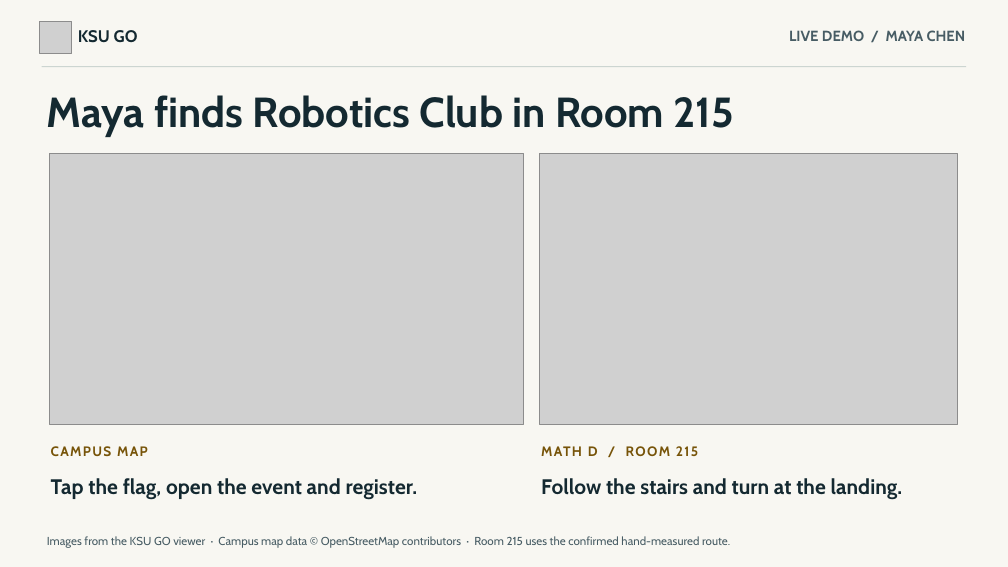
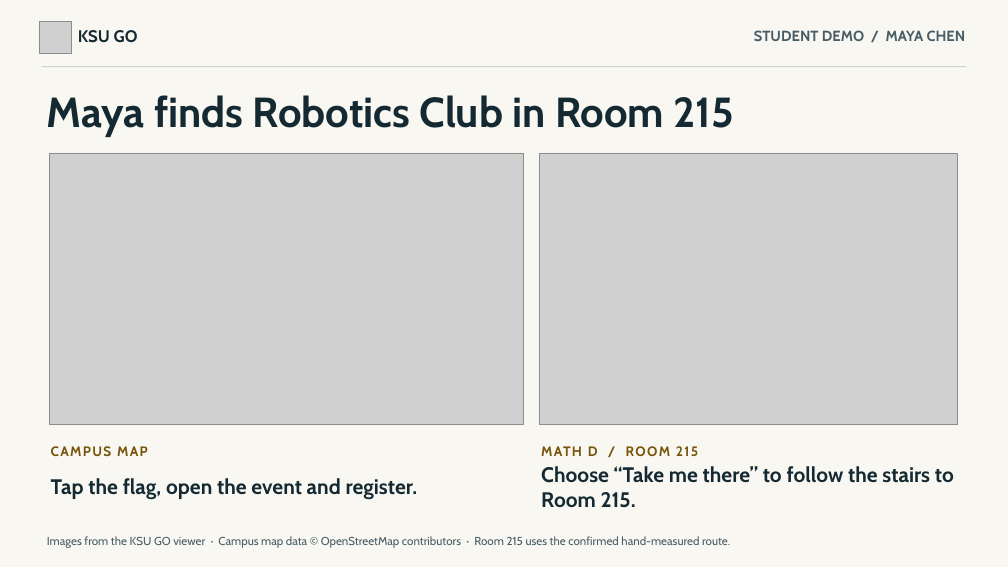
Before and after one commit to chernohb23/KSU-GO, a slide deck: slide 4 of pitch/KSU-GO-Presentation.pptx. Drawn at 1008x567 pixels with LibreOffice and Linux fonts; fonts in the diff are those of the drawing; grey boxes stand for pictures. Boxes give left, top, right and bottom in pixels: in the first picture for what was removed or moved away, otherwise in the second. Text is boxed around its words. In the diff, an @@ line names an element or a change of style, - is before the commit and + after.

```diff
--- a/pitch/KSU-GO-Presentation.pptx
+++ b/pitch/KSU-GO-Presentation.pptx
@@ text at (754,30,966,41): text changed @@
-LIVE DEMO / MAYA CHEN
+STUDENT DEMO / MAYA CHEN
@@ text at (541,466,954,508): text changed @@
-Follow the stairs and turn at the landing.
+Choose “Take me there” to follow the stairs to Room 215.
```
Also in this commit, not shown: 4 other slides changed, 1 other file.
